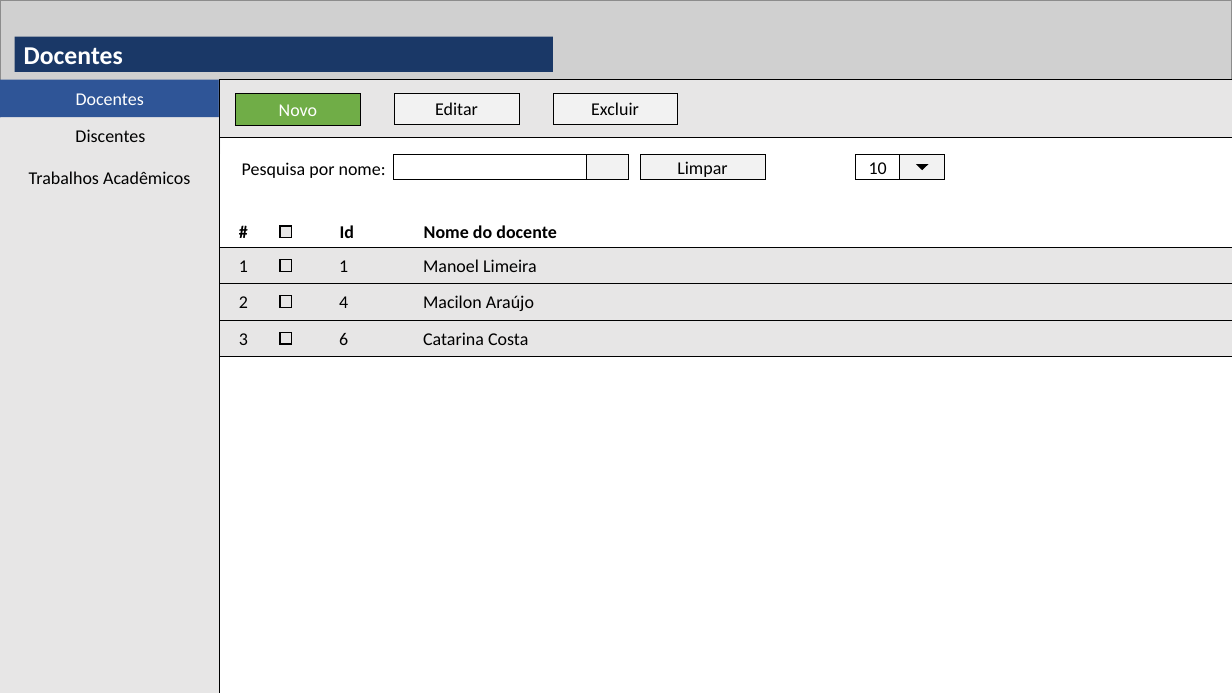
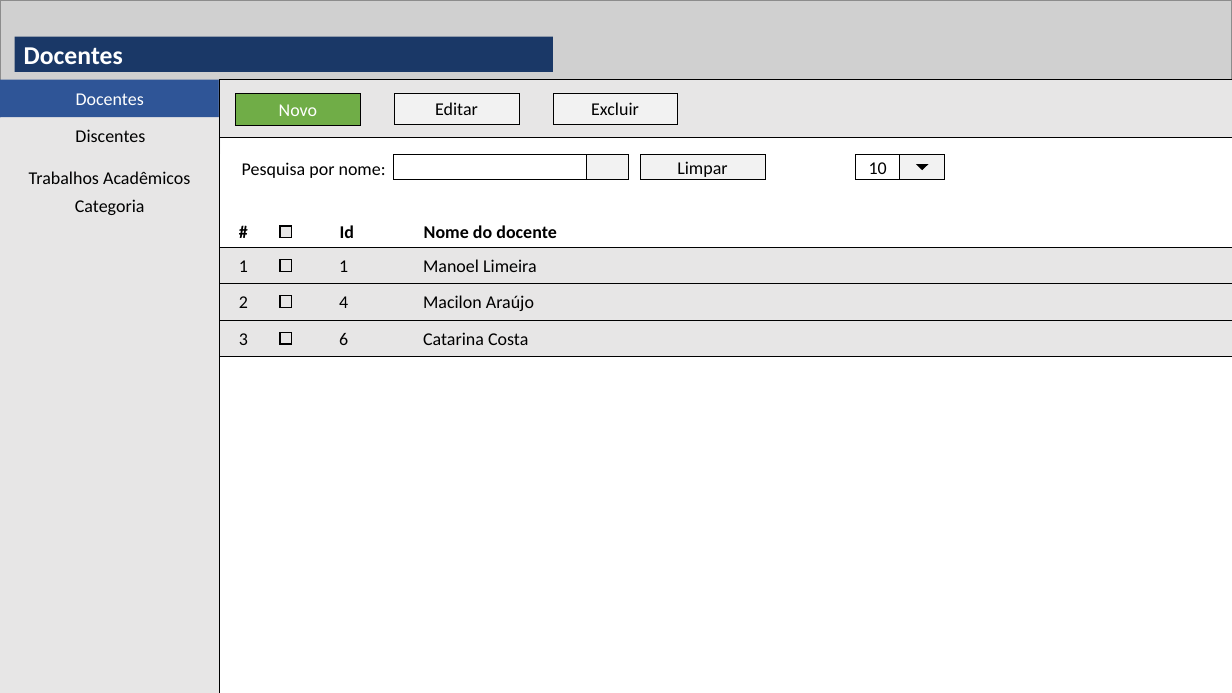
Before and after one commit to mscmateus/relatorio-estagio, a slide deck: slide 1 of Estágio Supervisionado/modelagem/Prototipo/prototipo.pptx. Drawn at 1232x693 pixels with LibreOffice and Linux fonts; fonts in the diff are those of the drawing; grey boxes stand for pictures; background and template pictures are left out. Boxes give left, top, right and bottom in pixels: in the first picture for what was removed or moved away, otherwise in the second. Text is boxed around its words. In the diff, an @@ line names an element or a change of style, - is before the commit and + after.

```diff
--- a/Estágio Supervisionado/modelagem/Prototipo/prototipo.pptx
+++ b/Estágio Supervisionado/modelagem/Prototipo/prototipo.pptx
@@ text added at (75, 199, 145, 215), 14 pt, text #000000 @@
+Categoria
```
Also in this commit, not shown: 2 other slides changed, 3 slides added, 34 other files.
